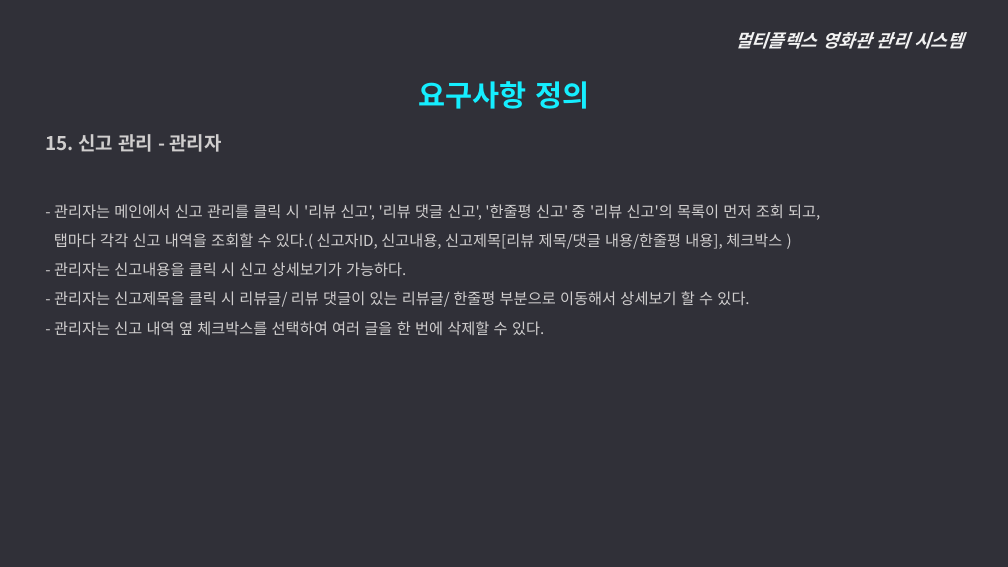
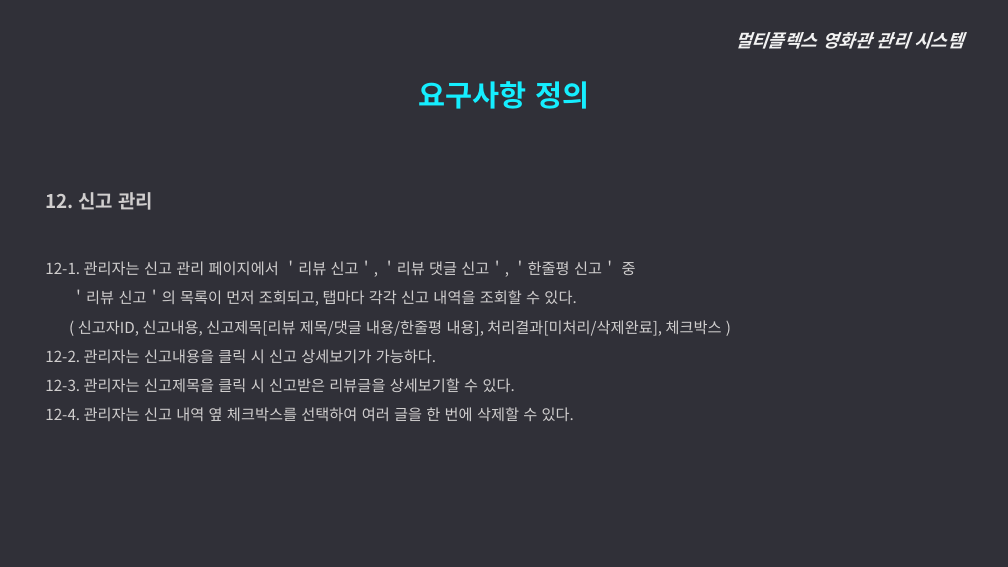
Before and after one commit to ywc-412/MultiplexTeamProject, a slide deck: slide 21 of 2조 시스템개요, 요구사항 정의.pptx (slide 24 before the commit). Drawn at 1008x567 pixels with LibreOffice and Linux fonts; fonts in the diff are those of the drawing. Boxes give left, top, right and bottom in pixels: in the first picture for what was removed or moved away, otherwise in the second. Text is boxed around its words. In the diff, an @@ line names an element or a change of style, - is before the commit and + after.

Commit message:
PPT, 요구사항정의 수정
메뉴구조도에서 할인정보 뺌

```diff
--- a/2조 시스템개요, 요구사항 정의.pptx
+++ b/2조 시스템개요, 요구사항 정의.pptx
@@ text at [45, 192, 722, 421]: text changed @@
-  15. 신고 관리 - 관리자
-  - 관리자는 메인에서 신고 관리를 클릭 시 '리뷰 신고', '리뷰 댓글 신고', '한줄평 신고' 중 '리뷰 신고'의 목록이 먼저 조회 되고,
-  탭마다 각각 신고 내역을 조회할 수 있다.( 신고자ID, 신고내용, 신고제목[리뷰 제목/댓글 내용/한줄평 내용], 체크박스 )
-  - 관리자는 신고내용을 클릭 시 신고 상세보기가 가능하다.
-  - 관리자는 신고제목을 클릭 시 리뷰글/ 리뷰 댓글이 있는 리뷰글/ 한줄평 부분으로 이동해서 상세보기 할 수 있다.
-  - 관리자는 신고 내역 옆 체크박스를 선택하여 여러 글을 한 번에 삭제할 수 있다.
+  12. 신고 관리
+  12-1. 관리자는 신고 관리 페이지에서 ＇리뷰 신고＇, ＇리뷰 댓글 신고＇, ＇한줄평 신고＇ 중
+  ＇리뷰 신고＇의 목록이 먼저 조회되고, 탭마다 각각 신고 내역을 조회할 수 있다.
+  ( 신고자ID, 신고내용, 신고제목[리뷰 제목/댓글 내용/한줄평 내용], 처리결과[미처리/삭제완료], 체크박스 )
+  12-2. 관리자는 신고내용을 클릭 시 신고 상세보기가 가능하다.
+  12-3. 관리자는 신고제목을 클릭 시 신고받은 리뷰글을 상세보기할 수 있다.
+  12-4. 관리자는 신고 내역 옆 체크박스를 선택하여 여러 글을 한 번에 삭제할 수 있다.
```
Also in this commit, not shown: 15 other slides changed, 1 slide added, 4 slides removed, 2 other files.
